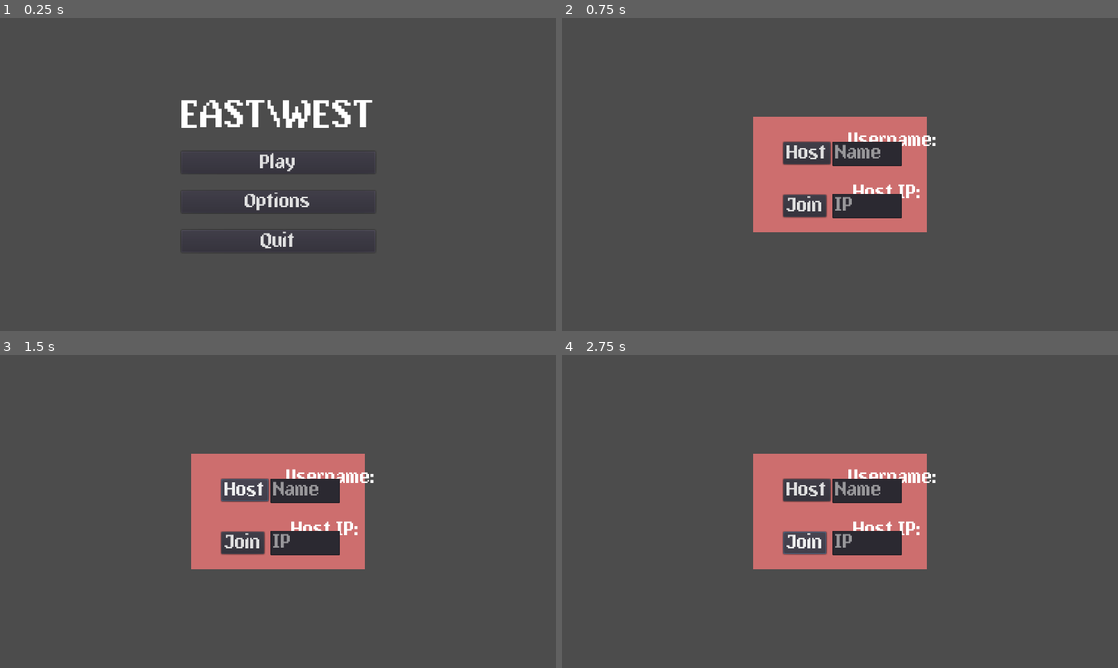
Above: before the commit, frames 1-4 (two rows, left to right).
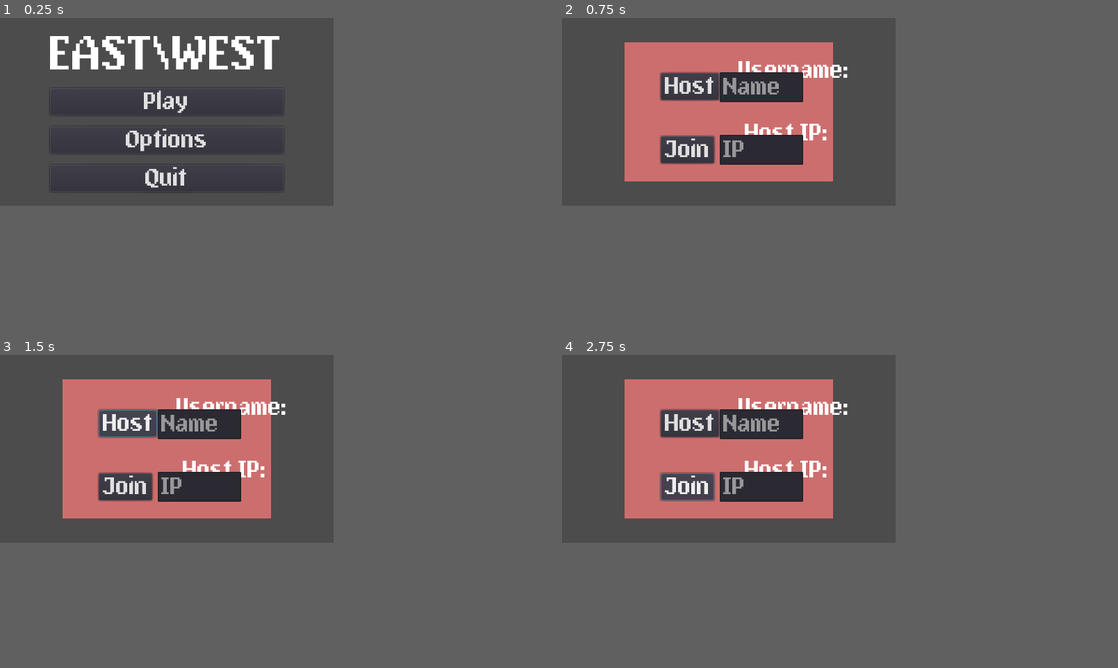
Above: after the commit, the same moments.

Repository: Pillber/East-West
Game: Godot game, scene res://Menus.tscn
Two runs of this game, one before a commit and one after it. Both use one fixed random seed, a clock stepped at 60 frames per second and the inputs below. The engine's default icon, where the game draws it, is replaced by a stand-in: a white triangle on a blue panel in a dark square.
Inputs:
- Up to frame 1 (0.25 s): no input
- Up to frame 2 (0.75 s): click "Play" at 0.5 s
- Up to frame 3 (1.5 s): click "Host" at 1.25 s
- Up to frame 4 (2.75 s): click "Join" at 2 s
In our replay, the window is 800x450 before the commit and 480x270 after it. These sizes can differ from the game's own. Grey fills any space a smaller window leaves; there, only what the larger window draws over its background counts as a difference.

The runs differ from the first frame. In frame 1, 5.5% of the frame differs, in the area x 9-68%, y 5-75%; in frame 2, 22%; in frame 3, 22%, in the area x 11-68%, y 7-69%; in frame 4, 22%.

Commit message:
more pixel art setup

Diff:
--- a/MainMenu.tscn
+++ b/MainMenu.tscn
@@ -8,11 +8,11 @@
 anchor_top = 0.5
 anchor_right = 0.5
 anchor_bottom = 0.5
-margin_left = -167.5
-margin_top = -136.0
-margin_right = 167.5
-margin_bottom = 136.0
-custom_constants/separation = 30
+margin_left = -168.0
+margin_top = -115.0
+margin_right = 168.0
+margin_bottom = 115.0
+custom_constants/separation = 16
 alignment = 1
 script = ExtResource( 2 )
 __meta__ = {
@@ -20,7 +20,7 @@
 }
 
 [node name="Title" type="Label" parent="."]
-margin_right = 335.0
+margin_right = 336.0
 margin_bottom = 65.0
 size_flags_stretch_ratio = 0.0
 custom_fonts/font = ExtResource( 1 )
@@ -28,21 +28,21 @@
 align = 1
 
 [node name="PlayButton" type="Button" parent="."]
-margin_top = 95.0
-margin_right = 335.0
-margin_bottom = 134.0
+margin_top = 81.0
+margin_right = 336.0
+margin_bottom = 120.0
 text = "Play"
 
 [node name="OptionsButton" type="Button" parent="."]
-margin_top = 164.0
-margin_right = 335.0
-margin_bottom = 203.0
+margin_top = 136.0
+margin_right = 336.0
+margin_bottom = 175.0
 text = "Options"
 
 [node name="QuitButton" type="Button" parent="."]
-margin_top = 233.0
-margin_right = 335.0
-margin_bottom = 272.0
+margin_top = 191.0
+margin_right = 336.0
+margin_bottom = 230.0
 text = "Quit"
 
 [connection signal="pressed" from="PlayButton" to="." method="_on_PlayButton_pressed"]
--- a/Player.tscn
+++ b/Player.tscn
@@ -11,9 +11,9 @@
 
 [node name="Name" type="Label" parent="."]
 margin_left = -20.1749
-margin_top = -52.0
+margin_top = -70.0
 margin_right = 20.0
-margin_bottom = -42.0
+margin_bottom = -40.0
 grow_horizontal = 2
 text = "Name Placeholder"
 align = 1
--- a/project.godot
+++ b/project.godot
@@ -10,7 +10,7 @@
 
 [application]
 
-config/name="East-West"
+config/name="East\\West"
 run/main_scene="res://Menus.tscn"
 config/icon="res://icon.png"
 
@@ -20,10 +20,11 @@
 
 [display]
 
-window/size/width=960
-window/size/height=540
+window/size/width=480
+window/size/height=270
 window/size/fullscreen=true
-window/stretch/mode="2d"
+window/stretch/mode="viewport"
+window/stretch/aspect="keep"
 
 [gui]
 
@@ -58,4 +59,5 @@
 
 [rendering]
 
+2d/snapping/use_gpu_pixel_snap=true
 environment/default_environment="res://default_env.tres"
